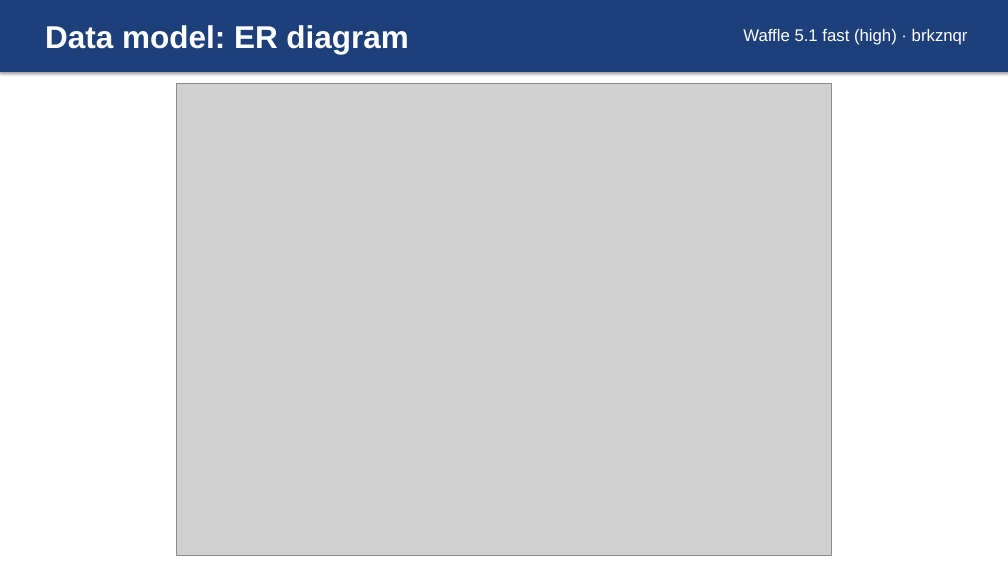
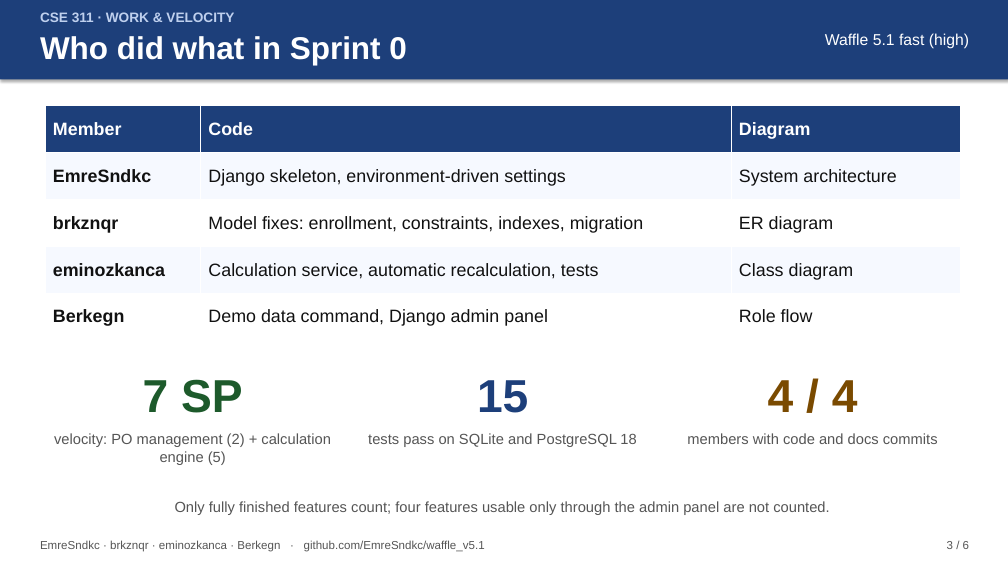
Before and after one commit to EmreSndkc/waffle_v5.1, a slide deck: slide 3 of docs/slides/CSE321_Waffle_5.1_Slides.pptx. Drawn at 1008x567 pixels with LibreOffice and Linux fonts; fonts in the diff are those of the drawing; grey boxes stand for pictures. Boxes give left, top, right and bottom in pixels: in the first picture for what was removed or moved away, otherwise in the second. Text is boxed around its words. In the diff, an @@ line names an element or a change of style, - is before the commit and + after.

Commit message:
docs: rebuild presentation as a joint CSE 311 + CSE 321 deck with simplified diagrams

```diff
--- a/docs/slides/CSE321_Waffle_5.1_Slides.pptx
+++ b/docs/slides/CSE321_Waffle_5.1_Slides.pptx
@@ rectangle: place and size @@
-rectangle at box(0, 0, 1008, 72)
+rectangle at box(0, 0, 1008, 79)
@@ text at box(40, 12, 234, 22): text changed; size 30 to 13 pt; text colour #FFFFFF to #BFD0EE @@
-Data model: ER diagram
+CSE 311 · WORK & VELOCITY
@@ text added at box(40, 36, 407, 65), 30 pt, text #FFFFFF, bold @@
+Who did what in Sprint 0
@@ text at box(825, 33, 969, 49): text changed; size 16 to 15 pt @@
-Waffle 5.1 fast (high) · brkznqr
+Waffle 5.1 fast (high)
@@ picture removed at box(176, 83, 832, 556) @@
@@ table added at box(45, 106, 960, 340), 5 rows, 3 columns @@
+Member | Code | Diagram
+EmreSndkc | Django skeleton, environment-driven settings | System architecture
+brkznqr | Model fixes: enrollment, constraints, indexes, migration | ER diagram
+eminozkanca | Calculation service, automatic recalculation, tests | Class diagram
+Berkegn | Demo data command, Django admin panel | Role flow
@@ text added at box(143, 379, 243, 413), 44 pt, text #1D5A2B, bold @@
+7 SP
@@ text added at box(477, 380, 528, 413), 44 pt, text #1D3F7A, bold @@
+15
@@ text added at box(768, 380, 858, 412), 44 pt, text #7A4A00, bold @@
+4 / 4
@@ text added at box(54, 433, 331, 465), 14 pt, text #555555 @@
+velocity: PO management (2) + calculation engine (5)
@@ text added at box(368, 433, 636, 447), 14 pt, text #555555 @@
+tests pass on SQLite and PostgreSQL 18
@@ text added at box(687, 433, 938, 444), 14 pt, text #555555 @@
+members with code and docs commits
@@ text added at box(175, 501, 829, 515), 14 pt, text #555555 @@
+Only fully finished features count; four features usable only through the admin panel are not counted.
@@ text added at box(40, 540, 485, 552), 11 pt, text #555555 @@
+EmreSndkc · brkznqr · eminozkanca · Berkegn · github.com/EmreSndkc/waffle_v5.1
@@ text added at box(947, 541, 969, 549), 11 pt, text #555555 @@
+3 / 6
```
Also in this commit, not shown: 5 slides added, 5 slides removed, 1 other file.
